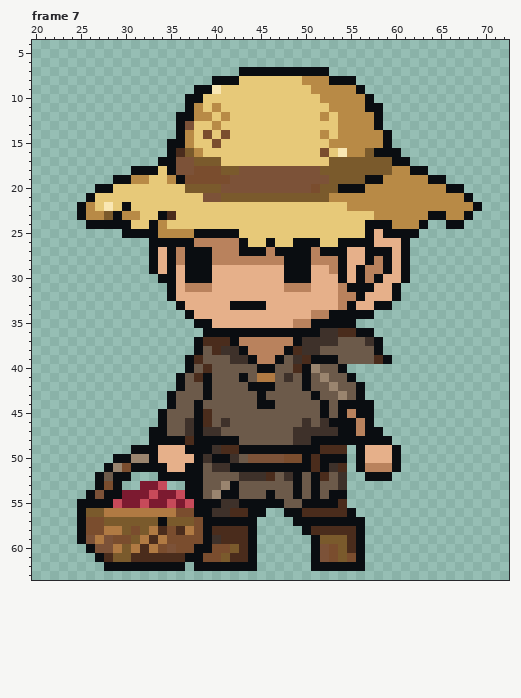
Pixel-art file -- ArtSource/LocalEnemies/BasketVillager_AutoAttack.aseprite. Above, as it was before the edit.
96x64 pixels, 8 frames. Shown: frame 7: x 20..72, y 4..63. The old version is drawn lined up with the new one. The commit also changed other frames, which this record leaves out.
Once edited:
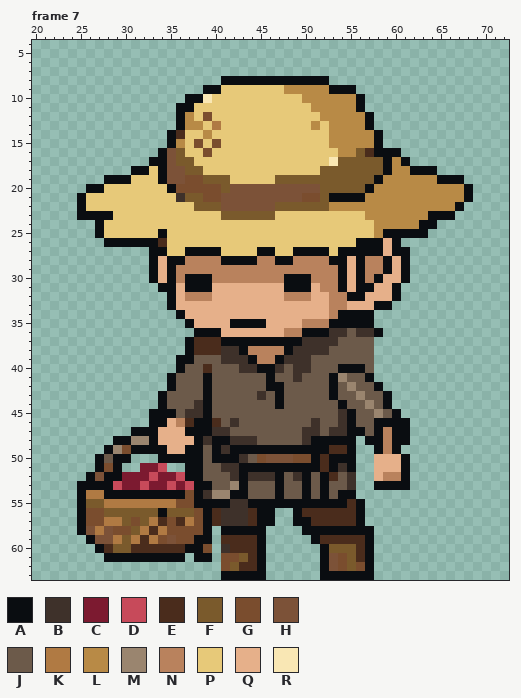
Palette (. is transparent): A #0a0d11  B #3e312a  C #7c1a30  D #c74a5a  E #4a2c1c  F #7a5a2c  G #7a4d2e  H #7c5238  J #6c5a4a  K #b07a43  L #b88a46  M #9a856f  N #b9825d  P #e7c979  Q #e6b08a  R #f9e7b4
From old to new:
whole drawing moved by -1,-1 (the old picture is shown already moved)
Changed rows in their new state; - is an unchanged pixel.
Frame 7:
first column x 25:
 7 ------------------..........-----------------
 8 ---------------.--AAAAAAAAAA...--------------
 9 -------------.-A-------LLL--AAA.-------------
10 --------------R----------LL----A.------------
11 -----------A-P-P----------LL---A..-----------
12 ------------LPG-P-----------L---A.-----------
13 ------------LL-K----------L-L---A.-----------
14 ----------AEP-L-P----------PL----A.----------
15 -----------LPG-------------------A.----------
16 ---------AHFPPG------------P-L-FE------------
17 --------A-HFFPPP------------R-----AL---------
18 --------PAH-FFPPPPPPPPPPPPP-------A----A-----
19 ---A--PP-AHH--FFFPPPPPFFFFFF----F------L-AA--
20 -A-P------AGGGGGF---------H--FFFA--------LLA-
21 AP---------BFFGGHHHHHHHHHGG-AAAA-------------
22 -P-P-P-------FFFHHHHHHFFFFFFLL------------A..
23 -AAAPPP--PP-----FFFFFF----------L--------A..-
24 -.-PPP--PP----------------------PLL----A-..--
25 --APPPPPPAPPPPPPPP--------------PL----A------
26 ---AAAAA-EPPPPPPPPP--P--PPP--PP--A-A.--------
27 ---------APP---APPPP-APP--A-P-AA--QA---------
28 -----------ANNN-AAAA--A-NN--A--AN------------
29 -----------NNNNNNNNNNNNNNNNN-----------------
30 --------AQ-N---NNNNNNNN---NNN----------------
31 ---------A--AAA--------AAA-NNAQ--------------
32 ------------NNN--------NNN--N-A--------------
33 ----------AQ-----QQQQ-------N-Q--------------
34 -----------AQ-------------QQN----------------
35 ------------AQQ--AAAA---Q-NN---AA------------
36 -------------A--QQQQQQQNN--A-BJBBA-----------
37 ------------AE--A-AAAAAA--------J.-----------
38 ------------AEE---------B--B-----.-----------
39 -----------A-J--B------B-BJJJ----..----------
40 -----------AJ-----BB--B-BBJ---AAJ------------
41 ----------AJ-J----J-JA-JBJ-JAMJJA------------
42 ----------AJ-------JJ-A--J--A-MJJA-----------
43 ---------AJ---------B-A---J-AJ-MJJA----------
44 ---------AJ--BA-----JJA----J--JJMJA----------
45 --------A-A-BBA------------J-BAJJMJA---------
46 --------A-QNE-AEJB-------JBJJB-JJAAAA--------
47 ------AA-QQQA-A-B-------J--J-B-AJ-NAA--------
48 ----AAMM-QQQQ-B--BBB----J------.--NAA--------
49 ---AMG---A----JABA---------A--A..AN----------
50 --AJ--...AAAA-J--ABJG--H-GAE--A..--QA--------
51 --AGA..CCD..---J-B--------AEABA..QQQA--------
52 -AHA-CCCDCCD-----BA--BAJBAJAEJB-.QNNA--------
53 AA-ADCCD-CDCD-A-JMA---A-JAJA-JB--AAAA--------
54 AKK--AAAAAAAG-B-M-A--JA-JAJAJ-A--------------
55 -FFKKKKKKKKGG---A-B----AA----AEA-------------
56 -GGFFFFFFAFFFG-E-BBE-A-.------EA-------------
57 ---KK-G-KEGEK--EBBBEAA----EEEEE--------------
58 -HKHGGFKEK-GG--.AAA-A-----AAAAA-A------------
59 .AH-KFKEKGH--A-.---EA------EEE-EA------------
60 -.AEF-E-EEEEA-G.BE-EA-----.AF-FEA------------
61 --.AAAAAAAAA.-A.GGFEA-----.AHGFEA------------
62 ---.........-...GFEEA-----.-HGFGA------------
63 ----------------AAAAA------AAAAAA------------
